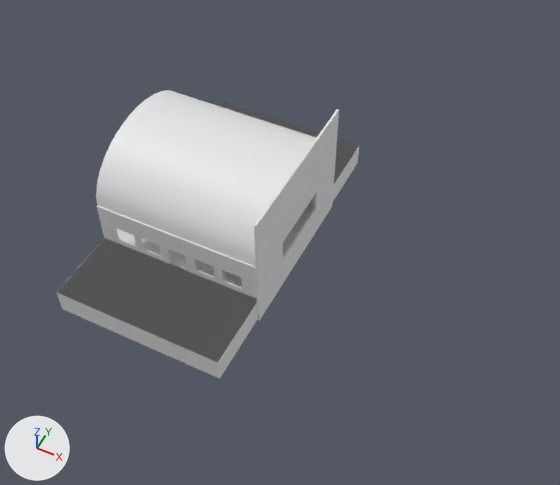
An edit to the Blender file Assets/PersonalWorkspaces/George/TrainFloor.blend, drawn before and after from the same camera.
One viewpoint serves both versions: a 50 mm lens placed at (109.7, -169.8, 218.0), pointed at (29.6, -9.6, 17.7). The axes (+X, +Y, +Z) are drawn at lower left. The lights are the same throughout.

The scene before the commit, as lines of its bpy script (objects in view):
```python
me_cube_007 = bpy.data.meshes.new('Cube.007')
me_cube_007.from_pydata(...)  # 48 vertices, 36 faces; spans x -1.0..70.4, y 0.5..1.0, z -1.0..28.1
me_cube_012 = bpy.data.meshes.new('Cube.012')
me_cube_012.from_pydata(...)  # 18 vertices, 12 faces; spans x -1.0..-0.2, y -1.0..60.4, z -1.0..46.6
me_cube_014 = bpy.data.meshes.new('Cube.014')
me_cube_014.from_pydata(...)  # a box spanning x -34.9..27.9, y -1.0..27.3, z -8.4..1.0
ob_rightwall = bpy.data.objects.new('RightWall', me_cube_007)
ob_rightwall.location = (-30.2, -30.3, 1.8)
ob_rightwall.scale = (0.88, 0.88, 0.88)
ob_sidefloors = bpy.data.objects.new('SideFloors', me_cube_014)
ob_sidefloors.location = (3.8, 30.2, 9.3)
_m = ob_sidefloors.modifiers.new('Mirror', 'MIRROR')
_m.use_axis = (True, True, False)
_m.mirror_object = ob_rails
ob_windowwall = bpy.data.objects.new('WindowWall', me_cube_012)
ob_windowwall.location = (32.8, -30.5, 1.9)
# also in view: 'Dome' at (0.4, -0.3, 37.3)
```
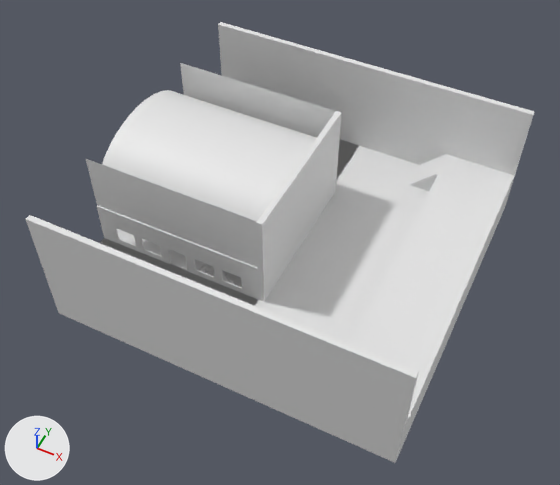
Changed parts and their boxes (x1, y1, x2, y2) in the pictures (560 x 485 px):
'Cube.002', added: after (26, 22, 534, 463)
'Cube', added: after (255, 146, 514, 456)
'Plane', added: after (85, 63, 336, 267)
'WindowWall', deleted: before (254, 109, 339, 321)
'Cube.001', added: after (256, 111, 341, 302)
'Cube.003', added: after (408, 154, 448, 191)
'SideFloors', unchanged, covered by the edit: before (57, 102, 359, 379); after (100, 139, 359, 306)

The change, as a list of edits to the scene's bpy script:
```text
Add me_cube_018:
    me_cube_018.from_pydata(...)  # 48 vertices, 26 faces; spans x -9.53..1.0, y -11.49..1.0, z -1.0..8.41
Add me_cube_017:
    me_cube_017.from_pydata(...)  # 16 vertices, 9 faces; spans x -63.9..60.4, y 114.3..116.3, z -1.0..46.3
Add me_plane:
    me_plane.from_pydata([(-61.4, -1.0, 0.0), (1.5, -1.0, 0.0), (-61.4, 20.7, 0.0), (1.5, 20.7, 0.0)], [], [(0, 2, 3, 1)])
Add me_cube_016:
    me_cube_016.from_pydata(...)  # a box spanning x -1.0..1.0, y -1.0..58.2, z -1.0..36.9
Add me_cube_015:
    me_cube_015.from_pydata(...)  # 16 vertices, 11 faces; spans x -1.0..60.4, y -1.0..114.3, z -1.0..17.8
Remove ob_windowwall:
    ob_windowwall = bpy.data.objects.new('WindowWall', me_cube_012)
    ob_windowwall.location = (32.8, -30.5, 1.9)
Add ob_cube_003:
    ob_cube_003 = bpy.data.objects.new('Cube.003', me_cube_018)
    ob_cube_003.location = (66.7, 56.5, 11.3)
Add ob_cube_002:
    ob_cube_002 = bpy.data.objects.new('Cube.002', me_cube_017)
    ob_cube_002.location = (32.8, -56.8, 1.9)
    _m = ob_cube_002.modifiers.new('Mirror', 'MIRROR')
    _m.use_axis = (False, True, False)
    _m.mirror_object = ob_rails
Add ob_plane:
    ob_plane = bpy.data.objects.new('Plane', me_plane)
    ob_plane.location = (30.3, 29.2, 27.5)
    ob_plane.rotation_euler = (1.571, 0.0, 0.0)  # degrees (90, 0, 0)
    _m = ob_plane.modifiers.new('Mirror', 'MIRROR')
    _m.use_axis = (False, True, False)
    _m.mirror_object = ob_rails
Add ob_cube_001:
    ob_cube_001 = bpy.data.objects.new('Cube.001', me_cube_016)
    ob_cube_001.location = (32.8, -28.9, 11.3)
Add ob_cube:
    ob_cube = bpy.data.objects.new('Cube', me_cube_015)
    ob_cube.location = (32.8, -56.8, 1.9)
```
